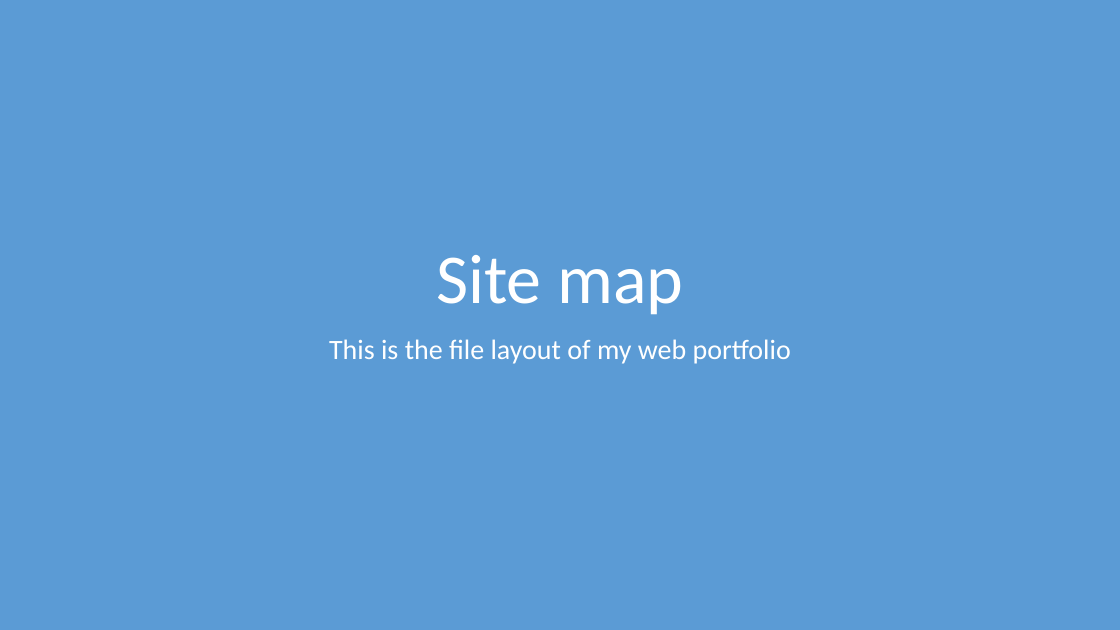
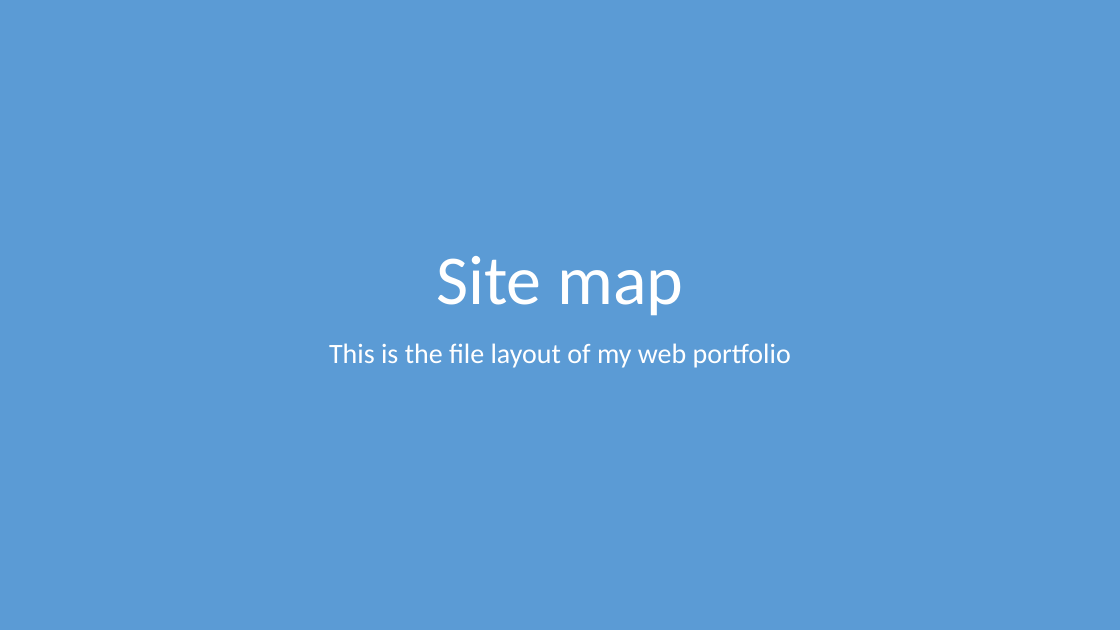
Before and after one commit to macodo/Unit3, a slide deck: slide 1 of Unit 3/Sitemap.pptx. Drawn at 1120x630 pixels with LibreOffice and Linux fonts; fonts in the diff are those of the drawing. Boxes give left, top, right and bottom in pixels: in the first picture for what was removed or moved away, otherwise in the second. Text is boxed around its words. In the diff, an @@ line names an element or a change of style, - is before the commit and + after.

```diff
--- a/Unit 3/Sitemap.pptx
+++ b/Unit 3/Sitemap.pptx
@@ text "This is the file layout ..." at [329,343,791,368]: line spacing 0.9 to 1; less space between paragraphs @@
```
Also in this commit, not shown: 1 other slide changed, 5 other files.
